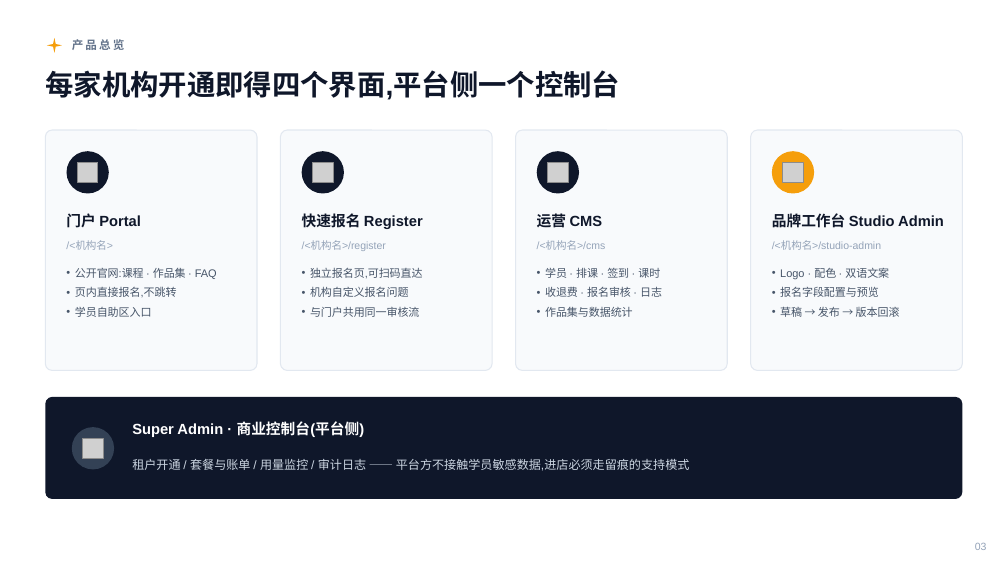
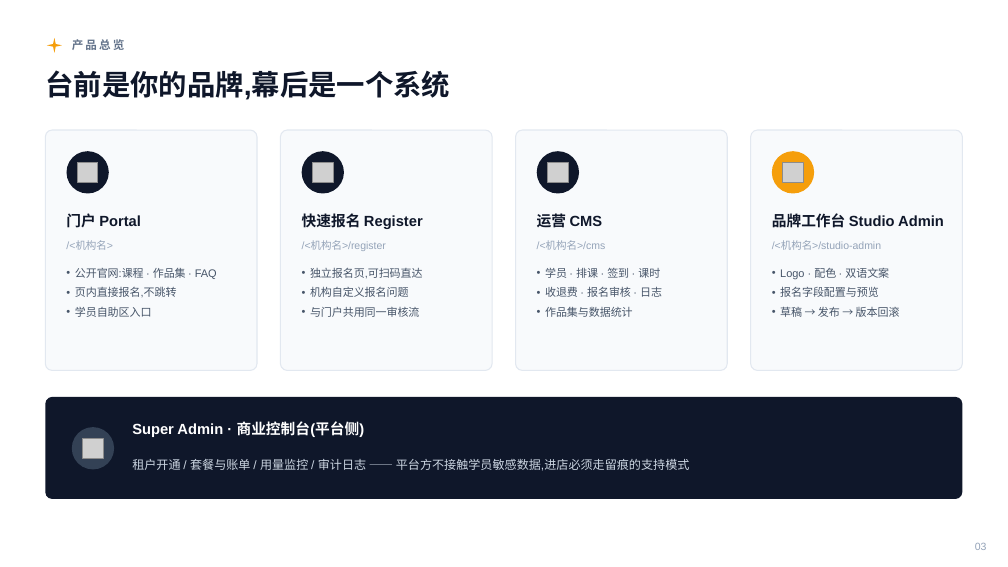
Before and after one commit to kenshinice-ai/studio-saas, a slide deck: slide 3 of docs/sales/PWE_StudioSaaS_销售介绍.pptx. Drawn at 1008x567 pixels with LibreOffice and Linux fonts; fonts in the diff are those of the drawing; grey boxes stand for pictures. Boxes give left, top, right and bottom in pixels: in the first picture for what was removed or moved away, otherwise in the second. Text is boxed around its words. In the diff, an @@ line names an element or a change of style, - is before the commit and + after.

```diff
--- a/docs/sales/PWE_StudioSaaS_销售介绍.pptx
+++ b/docs/sales/PWE_StudioSaaS_销售介绍.pptx
@@ text at (45,70,450,100): text changed @@
-每家机构开通即得四个界面,平台侧一个控制台
+台前是你的品牌,幕后是一个系统
```
Also in this commit, not shown: 12 other slides changed, 4 other files.
